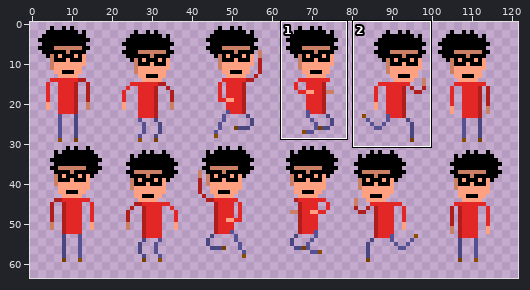
Edited in one commit: sprite sheet (game/new/playersprite.png). The first picture is a wide view before the edit; the outline marks the close-up.
Close-up. Earlier state:
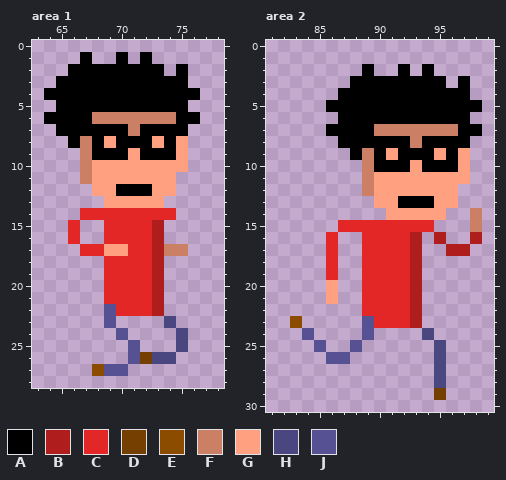
The file is 180x120 pixels. Shown: area 1: x 63..78, y 0..28; area 2: x 81..99, y 0..30. The wide view leaves out empty margins. The commit also changed other parts of the picture, which this record leaves out.
Palette (. is transparent): A #000000  B #af1d1d  C #e32626  D #743f00  E #8c4c00  F #cb8066  G #ffa180  H #4a4680  J #555193
Pixels before, area 1, first column x 64:
 1 ...A..A.A....
 2 ..AAAAAAAA.A.
 3 .AAAAAAAAAAA.
 4 AAAAAAAAAAAAA
 5 .AAAAAAAAAAA.
 6 AAAAFFFFFFFAA
 7 .AAAAAAFAAAA.
 8 ..AFAGAAAGAG.
 9 ...FAAAGAAAG.
10 ...FGGGGGGGG.
11 ...FGGGGGGG..
12 ....GGAAAGG..
13 .....GGGGG...
14 ...CCCCCCCC..
15 ..C..CCCCB...
16 ..C..CCCCB...
17 ...CCGGCCBFF.
18 .....CCCCB...
19 .....CCCCB...
20 .....CCCCB...
21 .....CCCCB...
22 .....JCCCB...
23 .....J....H..
24 ......J....H.
25 .......J...H.
26 .......JDHH..
27 ....EJJ......
Pixels before, area 2, first column x 83:
 2 ......A..A.A....
 3 .....AAAAAAAA.A.
 4 ....AAAAAAAAAAA.
 5 ...AAAAAAAAAAAAA
 6 ....AAAAAAAAAAA.
 7 ...AAAAFFFFFFFAA
 8 ....AAAAAAFAAAA.
 9 .....AFAGAAAGAG.
10 ......FAAAGAAAG.
11 ......FGGGGGGGG.
12 ......FGGGGGGG..
13 .......GGAAAGG..
14 ........GGGGG..F
15 ....CCCCCCCC...F
16 ...C..CCCCB.B..B
17 ...C..CCCCB..BB.
18 ...C..CCCCB.....
19 ...C..CCCCB.....
20 ...G..CCCCB.....
21 ...G..CCCCB.....
22 ......CCCCB.....
23 E.....JCCCB.....
24 .J....J....H....
25 ..J..J......H...
26 ...JJ.......H...
27 ............H...
28 ............H...
29 ............D...
The same view after the edit:
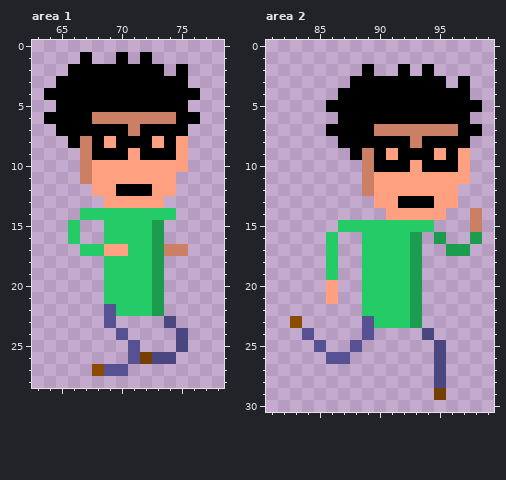
Diff:
Colour B changes from #af1d1d to #1c9c4f.
Colour C changes from #e32626 to #24cb67.
Changed places in both close-ups, as pixel boxes (x1, y1, x2, y2):
changed: (68, 208, 176, 316)
changed: (326, 220, 482, 328)
